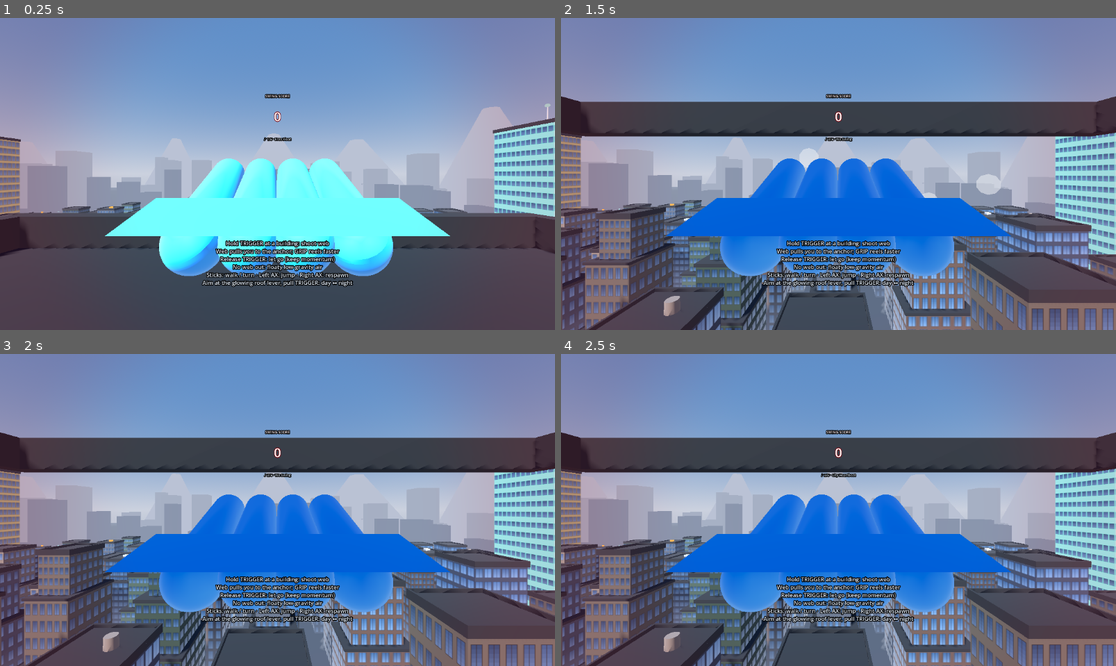
Above: before the commit, frames 1-4 (two rows, left to right).
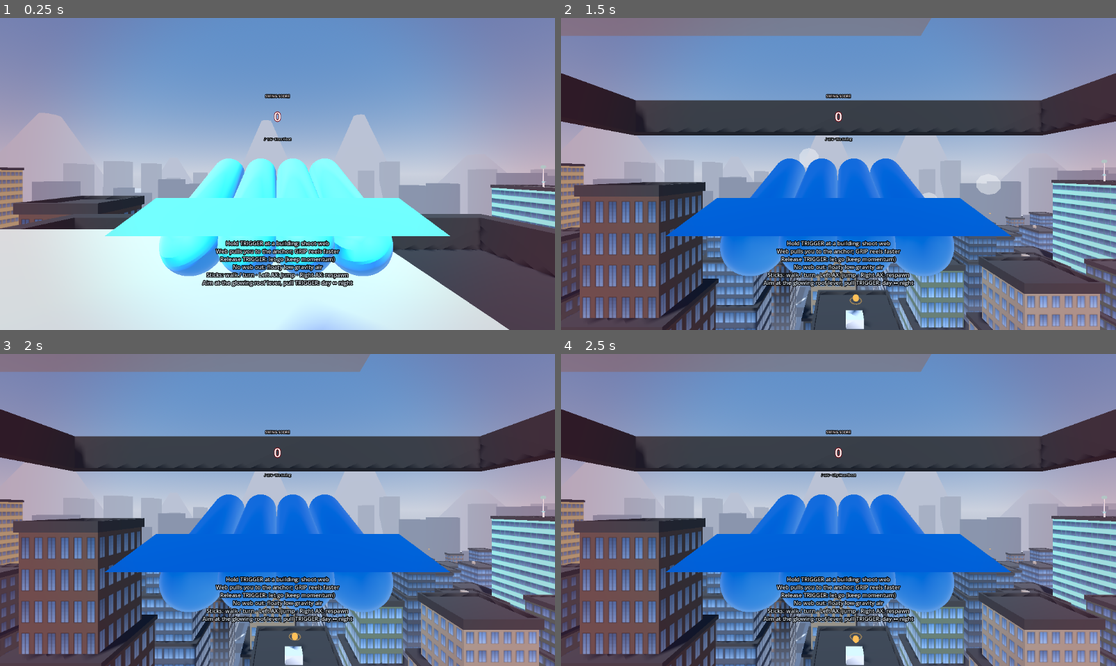
Above: after the commit, the same moments.

Repository: pblaas/free-floater
Game: Godot game, scene res://scenes/main.tscn
Two runs of this game, one before a commit and one after it. Both use one fixed random seed, a clock stepped at 60 frames per second and the inputs below. Sound files missing from this copy of the repository are replaced by a short silence.
Inputs:
- Up to frame 1 (0.25 s): no input
- Up to frame 2 (1.5 s): no input
- Up to frame 3 (2 s): no input
- Up to frame 4 (2.5 s): tap Enter at 2 s

The runs differ from the first frame. In frame 1, 30% of the frame differs, in the area x 0-100%, y 27-100%; in frame 2, 35%; in frame 3, 36%, in the area x 0-100%, y 0-100%; in frame 4, 36%.

Commit message:
Update twilight mode building

Diff:
--- a/app/project.godot
+++ b/app/project.godot
@@ -7,7 +7,7 @@
 [application]
 
 config/name="Free Floater"
-config/version="0.5.4"
+config/version="0.5.7"
 run/main_scene="res://scenes/main.tscn"
 config/features=PackedStringArray("4.7", "Mobile")
 
--- a/app/scripts/build_version.gd
+++ b/app/scripts/build_version.gd
@@ -1,2 +1,2 @@
 # Generated by tools/export.sh — do not edit.
-const TEXT := "v0.5.4 · 2026-11-14T11:46Z · 1f26535"
+const TEXT := "v0.5.7 · 2026-11-14T12:59Z · 30438ab"
--- a/app/scripts/city_builder.gd
+++ b/app/scripts/city_builder.gd
@@ -61,12 +61,13 @@
 const NIGHT_FOG_HEIGHT_DENSITY := 0.12
 const DAY_FOG_SKY_AFFECT := 0.05
 const BACKDROP_NIGHT_SCALE := 0.15
+const BACKDROP_TWILIGHT_SCALE := 0.45
 const WINDOW_WARM := Color(1.0, 0.72, 0.42)
 const NIGHT_WALL_SCALE := 0.32
 const NEON_GREEN := Color(0.25, 1.0, 0.6)
 const NEON_PURPLE := Color(0.66, 0.3, 1.0)
 const NEON_STRIP_CHANCE := 0.07
-const TWILIGHT_LIT_CHANCE := 0.35
+const TWILIGHT_LIT_CHANCE := 0.28
 const GLASS_DAY := Color(0.3, 0.42, 0.56)
 const GLASS_NIGHT := Color(0.015, 0.02, 0.032)
 const LANDMARK_COLORS := [
@@ -167,9 +168,9 @@
 	var glass := GLASS_DAY * _rng.randf_range(0.85, 1.15)
 	return {
 		"day": _raster_day(base, tex_w, tex_h, wf, hf, glass),
+		"twilight": _raster_twilight(base, plan, tex_w, tex_h, wf, hf, glass),
 		"night": _raster_night(base * NIGHT_WALL_SCALE, plan, tex_w, tex_h, wf, hf),
 		"mask": _raster_mask(plan, tex_w, tex_h, wf, hf),
-		"mask_twilight": _raster_mask_twilight(plan, tex_w, tex_h, wf, hf),
 		"spec": _raster_spec(tex_w, tex_h, wf, hf),
 		"normal": _raster_normal(tex_w, tex_h, wf, hf),
 		"color": color,
@@ -280,18 +281,37 @@
 	return ImageTexture.create_from_image(img)
 
 
-## Sparse "someone's home" emission mask for twilight mode.
-func _raster_mask_twilight(plan: PackedByteArray, w: int, h: int, wf: float, hf: float) -> ImageTexture:
-	var img := Image.create(w, h, false, Image.FORMAT_RGB8)
-	img.fill(Color.BLACK)
+## Daytime facade with a scattered subset of windows painted warm, as if
+## interior lights are on. This keeps walls in their daytime color and only
+## the chosen windows read as lit.
+func _raster_twilight(
+	base: Color,
+	plan: PackedByteArray,
+	w: int,
+	h: int,
+	wf: float,
+	hf: float,
+	glass: Color
+) -> ImageTexture:
+	var img := (_raster_day(base, w, h, wf, hf, glass) as ImageTexture).get_image().duplicate()
 	var wins := _window_rects(w, h, wf, hf)
 	for i in wins.size():
 		if plan[i] == 0:
 			continue
 		if _rng.randf() > TWILIGHT_LIT_CHANCE:
 			continue
-		var brightness := _rng.randf_range(0.8, 1.0)
-		img.fill_rect(wins[i], Color(brightness, brightness, brightness))
+		var win := wins[i]
+		var lit := Color(1.0, 0.88, 0.6) * _rng.randf_range(0.9, 1.1)
+		# soft light spill on the wall around the window
+		img.fill_rect(win.grow(14), lit * 0.42)
+		img.fill_rect(win.grow(7), lit * 0.72)
+		var slices := 4
+		for s in slices:
+			var t := float(s) / slices
+			var c := lit.lerp(Color(1.08, 0.96, 0.72), t * 0.5)
+			img.fill_rect(Rect2i(
+				win.position.x, win.position.y + int(win.size.y * t),
+				win.size.x, int(win.size.y * (t + 1.0 / slices)) - int(win.size.y * t)), c)
 	img.generate_mipmaps()
 	return ImageTexture.create_from_image(img)
 
@@ -309,8 +329,11 @@
 	mesh.size = Vector2(GROUND_SIZE, GROUND_SIZE)
 	plane.mesh = mesh
 	var mat := StandardMaterial3D.new()
-	mat.albedo_color = Color(0.16, 0.17, 0.19)
-	mat.roughness = 0.95
+	mat.albedo_texture = _build_street_texture()
+	mat.albedo_color = Color(1.0, 1.0, 1.0)
+	mat.roughness = 0.92
+	var repeats := int(GROUND_SIZE / SPACING)
+	mat.uv1_scale = Vector3(repeats, repeats, 1.0)
 	plane.material_override = mat
 	ground.add_child(plane)
 
@@ -320,6 +343,43 @@
 	shape.shape = box
 	shape.position = Vector3(0.0, -0.25, 0.0)
 	ground.add_child(shape)
+
+
+## One tiled street texture aligned to the building grid: asphalt roads
+## with dashed lane markings, concrete sidewalks, and building-lot pavers.
+func _build_street_texture() -> ImageTexture:
+	var size := 512
+	var img := Image.create(size, size, false, Image.FORMAT_RGB8)
+	var asphalt := Color(0.18, 0.19, 0.21)
+	var sidewalk := Color(0.54, 0.55, 0.57)
+	var lot := Color(0.24, 0.25, 0.27)
+	var line := Color(0.8, 0.8, 0.78)
+	var road_w := 4.2
+	var sw_w := 1.6
+	var half := SPACING * 0.5
+	for y in size:
+		for x in size:
+			var wx := float(x) / size * SPACING
+			var wy := float(y) / size * SPACING
+			var dx := absf(wx - half)
+			var dy := absf(wy - half)
+			var c := lot
+			var on_road := dx < road_w * 0.5 or dy < road_w * 0.5
+			var on_sw := (
+				(dx < road_w * 0.5 + sw_w and dx > road_w * 0.5)
+				or (dy < road_w * 0.5 + sw_w and dy > road_w * 0.5))
+			if on_road:
+				c = asphalt
+				if dx < road_w * 0.18 and int(wy / 3.0) % 2 == 0:
+					c = line
+				if dy < road_w * 0.18 and int(wx / 3.0) % 2 == 0:
+					c = line
+			elif on_sw:
+				c = sidewalk
+			var noise := _rng.randf_range(-0.025, 0.025)
+			img.set_pixel(x, y, c * (1.0 + noise))
+	img.generate_mipmaps()
+	return ImageTexture.create_from_image(img)
 
 
 func _build_buildings() -> void:
@@ -816,11 +876,19 @@
 	for entry in _facade_mats:
 		_apply_facade_mode(entry["mat"] as StandardMaterial3D, entry["rec"] as Dictionary)
 	for mat in _backdrop_mats:
-		mat.albedo_color = (mat.get_meta("base") as Color) * (BACKDROP_NIGHT_SCALE if is_night else 1.0)
+		var scale := 1.0
+		match _mode:
+			Mode.NIGHT:
+				scale = BACKDROP_NIGHT_SCALE
+			Mode.TWILIGHT:
+				scale = BACKDROP_TWILIGHT_SCALE
+		mat.albedo_color = (mat.get_meta("base") as Color) * scale
 	for node in _neon_nodes:
 		node.visible = is_night
 	if _sky != null:
 		_sky.sky_material = _procedural_sky_mat if mode == Mode.DAY else _night_sky_mat
+	if _env != null:
+		_env.glow_enabled = mode == Mode.TWILIGHT
 	night_changed.emit(is_night)
 
 
@@ -854,15 +922,9 @@
 				mat.emission = WINDOW_WARM
 				mat.emission_energy_multiplier = 0.75
 		Mode.TWILIGHT:
-			mat.albedo_texture = rec["day"]
-			mat.emission_enabled = true
-			mat.emission_texture = rec["mask_twilight"]
-			if rec["landmark"]:
-				mat.emission = (rec["color"] as Color).lightened(0.2)
-				mat.emission_energy_multiplier = 1.4
-			else:
-				mat.emission = WINDOW_WARM
-				mat.emission_energy_multiplier = 1.0
+			mat.albedo_texture = rec["twilight"]
+			mat.emission_enabled = false
+			mat.emission_texture = null
 
 
 func _apply_mode_lighting() -> void:
@@ -875,7 +937,7 @@
 				_sun.light_energy = NIGHT_SUN_ENERGY
 				_sun.light_color = NIGHT_SUN_COLOR
 			Mode.TWILIGHT:
-				_sun.light_energy = 0.75
+				_sun.light_energy = 0.55
 				_sun.light_color = Color(0.72, 0.78, 1.0)
 	if _sky_mat != null:
 		match _mode:
@@ -908,14 +970,14 @@
 				_env.ambient_light_source = Environment.AMBIENT_SOURCE_SKY
 				_env.ambient_light_sky_contribution = NIGHT_AMBIENT_SKY
 			Mode.TWILIGHT:
-				_env.fog_light_color = DAY_FOG_COLOR
-				_env.fog_density = DAY_FOG_DENSITY * 0.85
-				_env.fog_height = DAY_FOG_HEIGHT
-				_env.fog_height_density = DAY_FOG_HEIGHT_DENSITY
-				_env.fog_sky_affect = 0.05
+				_env.fog_light_color = Color(0.14, 0.15, 0.2)
+				_env.fog_density = 0.0008
+				_env.fog_height = 12.0
+				_env.fog_height_density = 0.025
+				_env.fog_sky_affect = 0.08
 				_env.ambient_light_source = Environment.AMBIENT_SOURCE_COLOR
-				_env.ambient_light_color = Color(0.18, 0.20, 0.26)
-				_env.ambient_light_energy = 0.65
+				_env.ambient_light_color = Color(0.38, 0.4, 0.46)
+				_env.ambient_light_energy = 0.75
 
 
 func _build_powerups() -> void:
@@ -1091,6 +1153,12 @@
 	env.fog_height = DAY_FOG_HEIGHT
 	env.fog_height_density = DAY_FOG_HEIGHT_DENSITY
 	env.fog_sky_affect = DAY_FOG_SKY_AFFECT
+	env.glow_enabled = false
+	env.glow_intensity = 0.55
+	env.glow_strength = 0.65
+	env.glow_bloom = 0.12
+	env.glow_hdr_threshold = 0.55
+	env.glow_hdr_scale = 1.0
 	var night_mat := ShaderMaterial.new()
 	night_mat.shader = load("res://assets/shaders/night_sky.gdshader")
 	_sky = sky
--- /dev/null
+++ b/app/tests/diag_twilight.gd
@@ -0,0 +1,30 @@
+extends SceneTree
+
+func _init() -> void:
+	var city := CityBuilder.new()
+	city.name = "DiagCity"
+	root.add_child(city)
+	await process_frame
+	city.set_mode(CityBuilder.Mode.TWILIGHT)
+	await process_frame
+	var found := false
+	for child in city.get_node("Buildings").get_children():
+		var mi := child as MeshInstance3D
+		if mi == null or not String(mi.name).begins_with("Facade_") or mi.material_override == null:
+			continue
+		var mat := mi.material_override as StandardMaterial3D
+		if mat.emission_enabled:
+			found = true
+			print("mesh: ", mi.name)
+			print("  albedo tex: ", mat.albedo_texture)
+			print("  emission tex: ", mat.emission_texture)
+			if mat.emission_texture != null:
+				var img := mat.emission_texture.get_image()
+				print("  emission img size: ", img.get_size(), " format: ", img.get_format())
+				var path := "user://diag_mask.png"
+				img.save_png(path)
+				print("  saved mask to: ", ProjectSettings.globalize_path(path))
+			break
+	if not found:
+		print("no emitting facade mesh found")
+	quit()
Not shown, added: app/tests/diag_twilight.gd.uid
